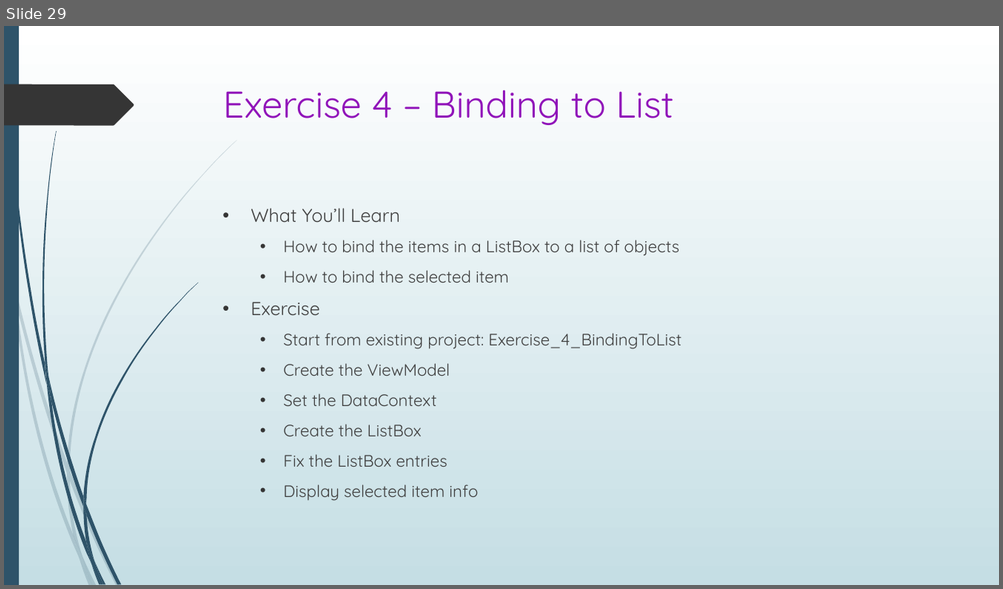
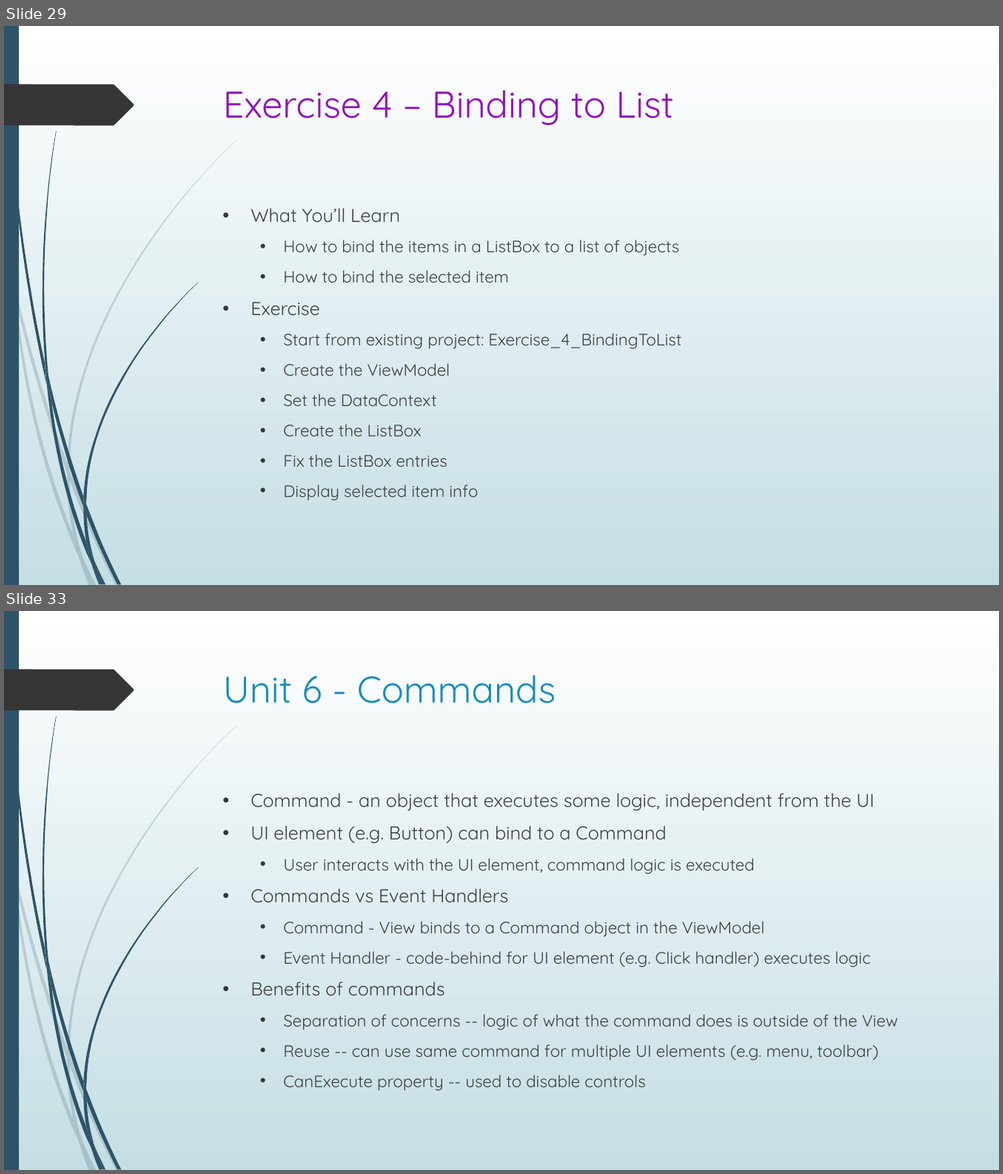
Before and after one commit to seanpsexton/wpf-workshop-solutions, a slide deck: WPF-Workshop-Sexton-Oct2023.pptx. Shown one above the other, each under a label of ours: slide 29 before the commit, slides 29 and 33 after it; the slides between them are not shown. The pictures are 1003x589 and 1003x1174 pixels, drawn with LibreOffice and Linux fonts; fonts in the diff are those of the drawing. Boxes give left, top, right and bottom in pixels: in the first picture for what was removed or moved away, otherwise in the second. Text is boxed around its words. In the diff, an @@ line names an element or a change of style, - is before the commit and + after.

Commit message:
Add unit 6 content

```diff
--- a/WPF-Workshop-Sexton-Oct2023.pptx
+++ b/WPF-Workshop-Sexton-Oct2023.pptx
@@ slide 33 added at (4, 611, 999, 1170), background gradient #FFFFFF to #C5DEE5; not listed: 24 template elements that a slide beside it also shows @@
@@ title added at (223, 675, 555, 703), 36 pt, text #178DBB @@
+Unit 6 - Commands
@@ text added at (250, 793, 898, 1091), 16 pt, text #404040 @@
+• Command - an object that executes some logic, independent from the UI
+• UI element (e.g. Button) can bind to a Command
+  • User interacts with the UI element, command logic is executed
+• Commands vs Event Handlers
+  • Command - View binds to a Command object in the ViewModel
+  • Event Handler - code-behind for UI element (e.g. Click handler) executes logic
+• Benefits of commands
+  • Separation of concerns -- logic of what the command does is outside of the View
+  • Reuse -- can use same command for multiple UI elements (e.g. menu, toolbar)
+  • CanExecute property -- used to disable controls
```
Also in this commit, not shown: 5 other slides added, 1 other file.
